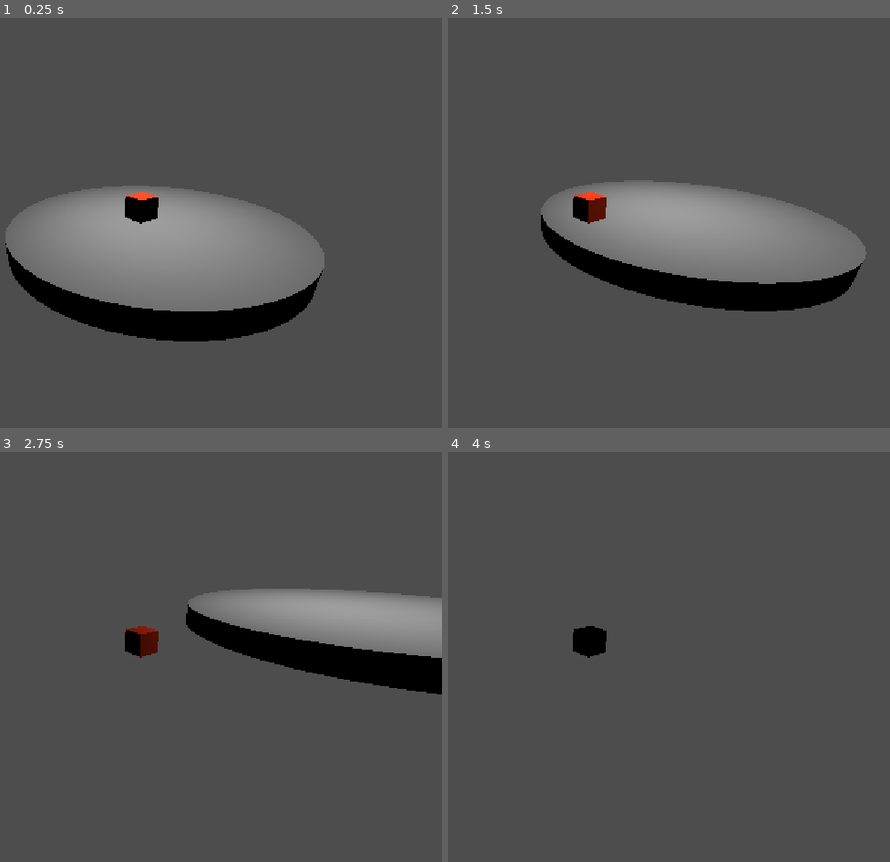
Above: before the commit, frames 1-4 (two rows, left to right).
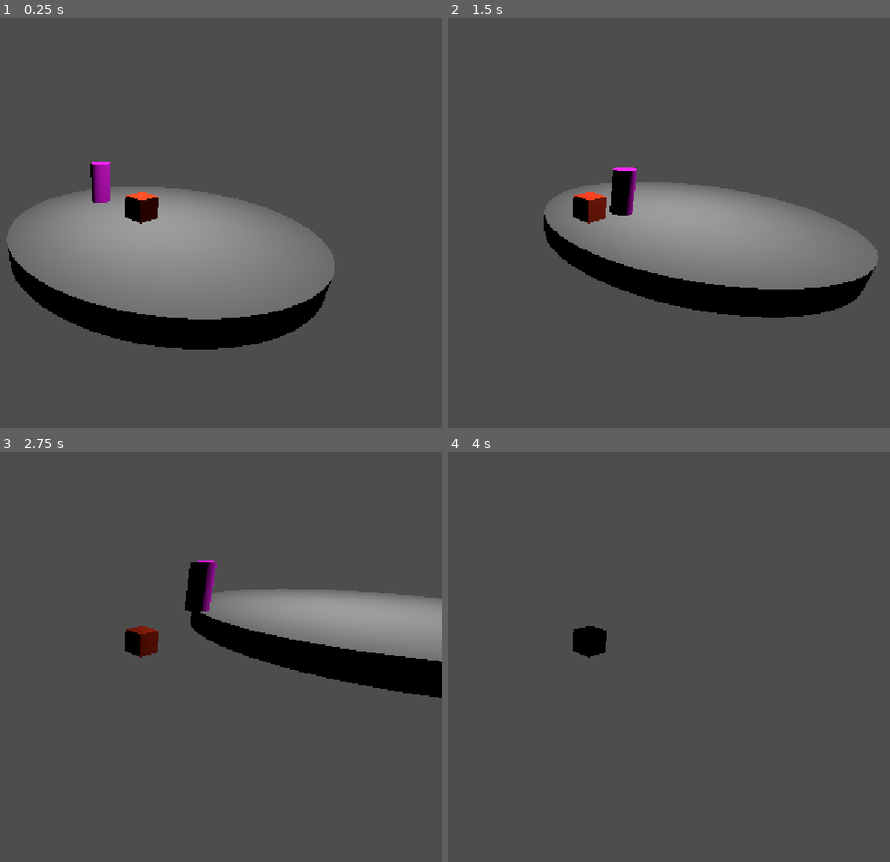
Above: after the commit, the same moments.

Repository: AndreMoukarzel/gmtk-2026
Game: Godot game, scene res://brother.tscn
The game is run twice, just before and just after one commit, with the same random seed, the same clock (stepped at 60 frames per second) and the same inputs.
Inputs:
- Up to frame 1 (0.25 s): no input
- Up to frame 2 (1.5 s): tap Enter (ui_accept) at 0.5, 0.77 s; hold Right (ui_right) 0.53-1.28 s; hold Down (ui_down) from 1.28 s (still down)
- Up to frame 3 (2.75 s): tap Enter (ui_accept) at 1.52 s; release Down (ui_down) at 2.03 s; hold Right (ui_right) from 2.03 s (still down)
- Up to frame 4 (4 s): release Right (ui_right) at 2.78 s; hold Up (ui_up) 2.78-3.53 s; tap Enter (ui_accept) at 3.02, 3.77 s; hold Left (ui_left) from 3.53 s (still down)

The runs differ from the first frame. In frame 1, 3.5% of the frame differs, in the area x 1-76%, y 34-81%; in frame 2, 2.8%; in frame 3, 1.3%; in frame 4, nothing differs.

Commit message:
inimigo e personagem

Diff:
--- a/brother.tscn
+++ b/brother.tscn
@@ -1,6 +1,7 @@
 [gd_scene format=3 uid="uid://dbmn5pucfxq6f"]
 
 [ext_resource type="Script" uid="uid://buqmbm83v8nh1" path="res://character_body_3d.gd" id="1_pbm8k"]
+[ext_resource type="Script" uid="uid://3ai444rinfp1" path="res://inimigo_1.gd" id="2_eadea"]
 
 [sub_resource type="StandardMaterial3D" id="StandardMaterial3D_wnd53"]
 albedo_color = Color(1, 0.22658296, 0, 1)
@@ -9,6 +10,14 @@
 material = SubResource("StandardMaterial3D_wnd53")
 
 [sub_resource type="BoxShape3D" id="BoxShape3D_usgnq"]
+
+[sub_resource type="StandardMaterial3D" id="StandardMaterial3D_c12ck"]
+albedo_color = Color(1, 0, 1, 1)
+
+[sub_resource type="CylinderMesh" id="CylinderMesh_wnd53"]
+
+[sub_resource type="CylinderShape3D" id="CylinderShape3D_mtxbc"]
+margin = 0.05
 
 [sub_resource type="CylinderShape3D" id="CylinderShape3D_usgnq"]
 height = 0.91
@@ -19,23 +28,37 @@
 bottom_radius = 5.955
 height = 0.91
 
-[node name="Brother" type="Node3D" unique_id=1861133393]
+[node name="mundo" type="Node3D" unique_id=1861133393]
 
-[node name="CharacterBody3D" type="CharacterBody3D" parent="." unique_id=399718691]
+[node name="hero" type="CharacterBody3D" parent="." unique_id=447855001]
 editor_description = "o melhor brother de todos"
-transform = Transform3D(1, 0, 0, 0, 0.9999907, -0.0043143495, 0, 0.0043143495, 0.9999907, 0, 1.0164126, 0.2588625)
+transform = Transform3D(1, 0, 0, 0, 0.9999628, -0.008628619, 0, 0.008628619, 0.9999628, 0, 1.0715263, 0.51382244)
 script = ExtResource("1_pbm8k")
 
-[node name="MeshInstance3D" type="MeshInstance3D" parent="CharacterBody3D" unique_id=2142217350]
-transform = Transform3D(1, 0, 0, 0, 0.9999907, 0.0043143495, 0, -0.0043143495, 0.9999907, 0, 0, 0)
+[node name="Camera3D" type="Camera3D" parent="hero" unique_id=708655596]
+transform = Transform3D(-0.87433887, -0.2075646, 0.43868965, -0.03596975, 0.9291549, 0.36793652, -0.48398122, 0.3059216, -0.8198622, 7.7561727, 3.769937, -8.494659)
+
+[node name="MeshInstance3D" type="MeshInstance3D" parent="hero" unique_id=545320713]
+transform = Transform3D(1, 0, 0, 0, 0.9999907, 0.004314161, 0, -0.004314161, 0.9999907, 0, 0, 0)
 mesh = SubResource("BoxMesh_mtxbc")
 
-[node name="CollisionShape3D" type="CollisionShape3D" parent="CharacterBody3D" unique_id=620379932]
+[node name="CollisionShape3D" type="CollisionShape3D" parent="hero" unique_id=1255822536]
 shape = SubResource("BoxShape3D_usgnq")
 debug_color = Color(0.92156863, 0.21568628, 0, 1)
 
-[node name="Camera3D" type="Camera3D" parent="CharacterBody3D/CollisionShape3D" unique_id=427282706]
-transform = Transform3D(-0.87433887, -0.20756464, 0.43868965, -0.03596975, 0.9291551, 0.36793664, -0.48398125, 0.30592164, -0.81986237, 7.7561727, 3.7699375, -8.494659)
+[node name="inimigo 1" type="CharacterBody3D" parent="." unique_id=399718691]
+editor_description = "o melhor brother de todos"
+transform = Transform3D(1, 0, 0, 0, 0.9999907, -0.0043143495, 0, 0.0043143495, 0.9999907, 0, 0.9982082, 4.4783278)
+script = ExtResource("2_eadea")
+
+[node name="MeshInstance3D" type="MeshInstance3D" parent="inimigo 1" unique_id=2142217350]
+transform = Transform3D(1, 0, 0, 0, 0.9999907, 0.0043143495, 0, -0.0043143495, 0.9999907, 0, 0, 0)
+material_override = SubResource("StandardMaterial3D_c12ck")
+mesh = SubResource("CylinderMesh_wnd53")
+
+[node name="CollisionShape3D" type="CollisionShape3D" parent="inimigo 1" unique_id=620379932]
+shape = SubResource("CylinderShape3D_mtxbc")
+debug_color = Color(0.73441774, 0.13669404, 0.99999994, 1)
 
 [node name="StaticBody3D" type="StaticBody3D" parent="." unique_id=1072183900]
 
--- a/character_body_3d.gd
+++ b/character_body_3d.gd
@@ -5,6 +5,9 @@
 const JUMP_VELOCITY = 4.5
 var max_health: int = 100
 var health: int = 100
+
+func _ready() -> void:
+	add_to_group("player")
 
 func take_damage(amount: int) -> void:
 	if health <= 0:
--- /dev/null
+++ b/inimigo_1.gd
@@ -0,0 +1,42 @@
+extends CharacterBody3D
+
+@export var speed: float = 3.0
+@export var damage: int = 10
+@export var attack_cooldown: float = 1.0 # tempo mínimo entre ataques
+
+var player: Node3D
+var can_attack: bool = true
+
+
+func _ready() -> void:
+	player = get_tree().get_first_node_in_group("player")
+
+
+func _physics_process(delta: float) -> void:
+	if not is_on_floor():
+		velocity += get_gravity() * delta
+
+	if player:
+		var direction := (player.global_position - global_position)
+		direction.y = 0
+		direction = direction.normalized()
+
+		velocity.x = direction.x * speed
+		velocity.z = direction.z * speed
+
+		# gira o inimigo pra encarar o jogador
+		if direction:
+			rotation.y = atan2(direction.x, direction.z)
+	else:
+		velocity.x = 0
+		velocity.z = 0
+
+	move_and_slide()
+
+
+func _on_hit_box_body_entered(body: Node3D) -> void:
+	if can_attack and body.is_in_group("player") and body.has_method("take_damage"):
+		body.take_damage(damage)
+		can_attack = false
+		await get_tree().create_timer(attack_cooldown).timeout
+		can_attack = true
Not shown, added: inimigo_1.gd.uid
